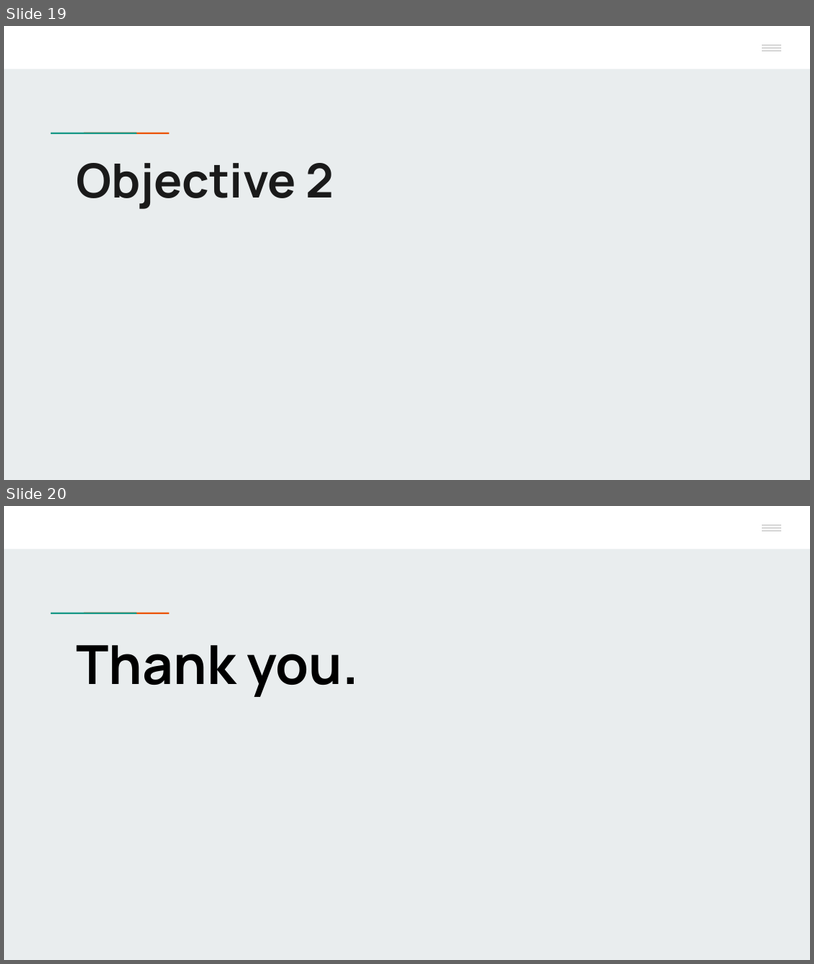
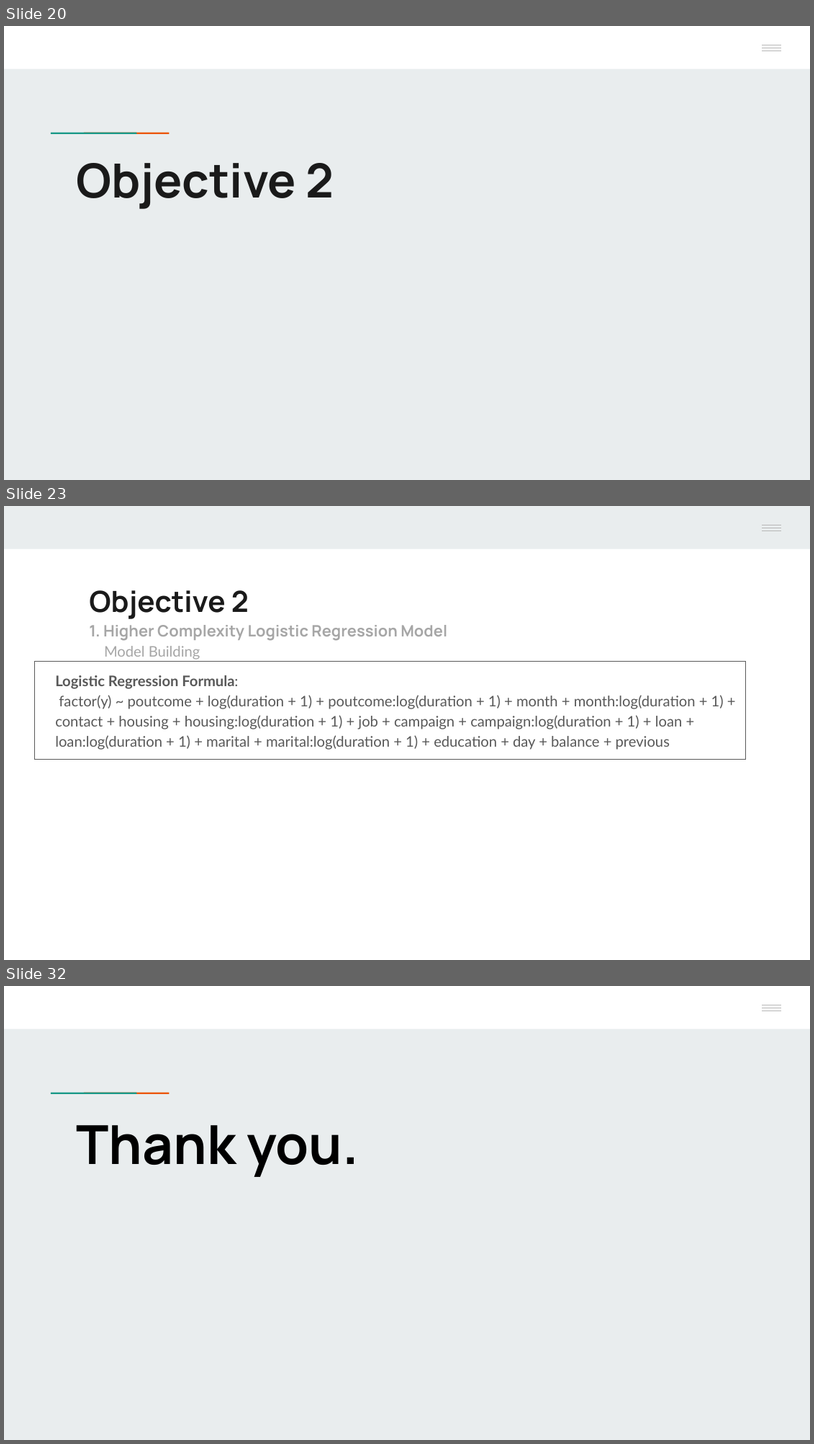
Before and after one commit to Mr-Chang95/Bank-Marketing-Analysis-Logistic-Regression, a slide deck: Project2_Chang_Craus_Yule.pptx. Shown one above the other, each under a label of ours: slides 19 and 20 before the commit, slides 20, 23 and 32 after it; the slides between them are not shown. The pictures are 814x964 and 814x1444 pixels, drawn with LibreOffice and Linux fonts; fonts in the diff are those of the drawing; background and template pictures are left out. Boxes give left, top, right and bottom in pixels: in the first picture for what was removed or moved away, otherwise in the second. Text is boxed around its words. In the diff, an @@ line names an element or a change of style, - is before the commit and + after.

```diff
--- a/Project2_Chang_Craus_Yule.pptx
+++ b/Project2_Chang_Craus_Yule.pptx
@@ slide 23 added at (x1=4, y1=506, x2=810, y2=960), background #FFFFFF; not listed: 3 template elements that a slide beside it also shows @@
@@ rectangle added at (x1=4, y1=506, x2=810, y2=548), fill #E9EDEE @@
@@ rectangle added at (x1=735, y1=506, x2=810, y2=546), fill #E9EDEE @@
@@ text added at (x1=89, y1=590, x2=448, y2=659), 14 pt, text #A6A6A6, bold @@
+Objective 2
+1. Higher Complexity Logistic Regression Model
+Model Building
@@ rectangle added at (x1=35, y1=662, x2=747, y2=760), outline #595959 0.75 pt, 13 pt, text #595959 @@
+Logistic Regression Formula:
+factor(y) ~ poutcome + log(duration + 1) + poutcome:log(duration + 1) + month + month:log(duration + 1) + contact + housing + housing:log(duration + 1) + job + campaign + campaign:log(duration + 1) + loan + loan:log(duration + 1) + marital + marital:log(duration + 1) + education + day + balance + previous
@@ what was slide 19 is now slide 20 @@
@@ what was slide 20 is now slide 32 @@
```
Also in this commit, not shown: 4 slides changed, 11 other slides added, 1 other file.
